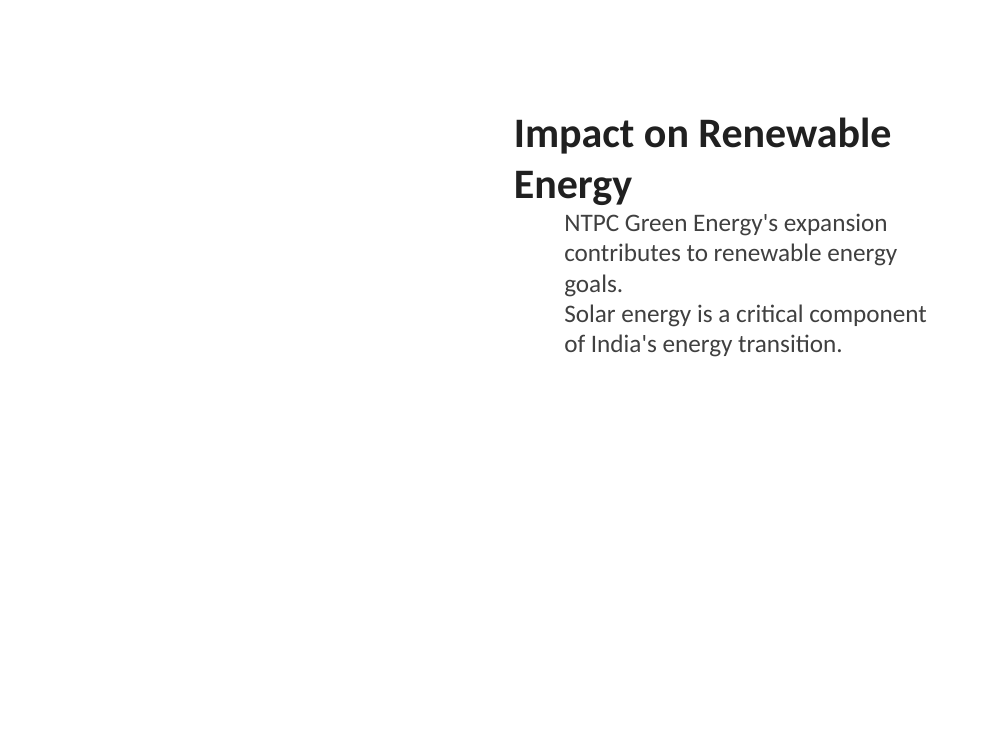
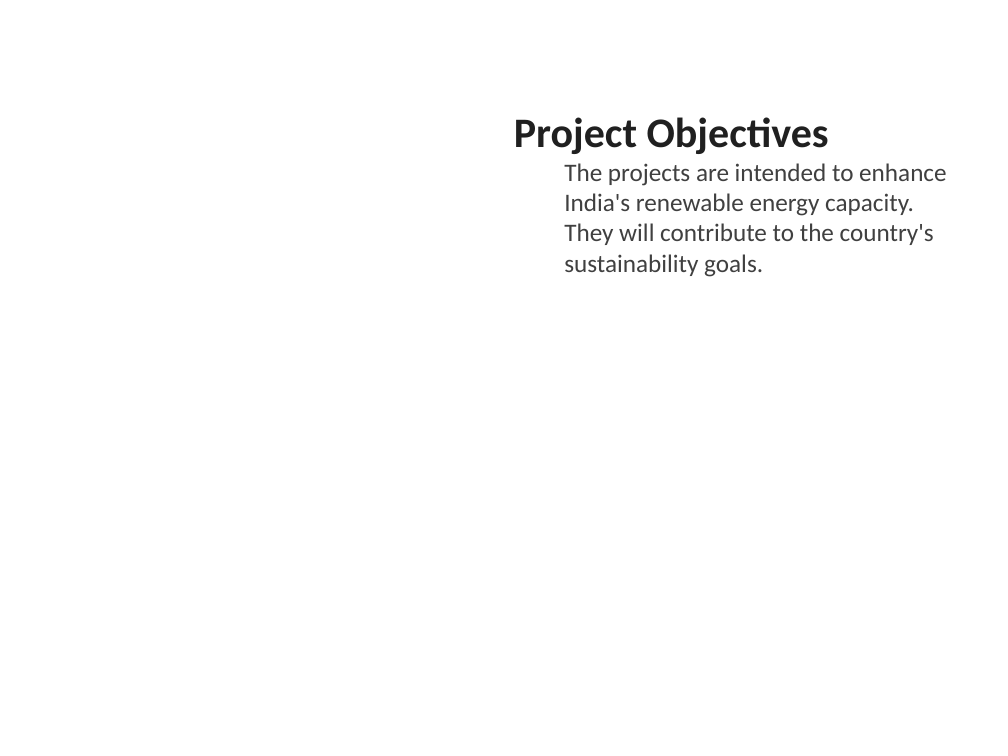
Before and after one commit to gauravsiemens1988/Linkedin-AI-Agent_Personal, a slide deck: slide 4 of drafts/linkedin_carousel.pptx. Drawn at 1008x756 pixels with LibreOffice and Linux fonts; fonts in the diff are those of the drawing. Boxes give left, top, right and bottom in pixels: in the first picture for what was removed or moved away, otherwise in the second. Text is boxed around its words. In the diff, an @@ line names an element or a change of style, - is before the commit and + after.

```diff
--- a/drafts/linkedin_carousel.pptx
+++ b/drafts/linkedin_carousel.pptx
@@ text at bbox=[514, 117, 946, 277]: text changed @@
-Impact on Renewable Energy
-  NTPC Green Energy's expansion contributes to renewable energy goals.
-  Solar energy is a critical component of India's energy transition.
+Project Objectives
+  The projects are intended to enhance India's renewable energy capacity.
+  They will contribute to the country's sustainability goals.
```
Also in this commit, not shown: 3 other slides changed, 2 slides added, 2 slides removed, 1 other file.
